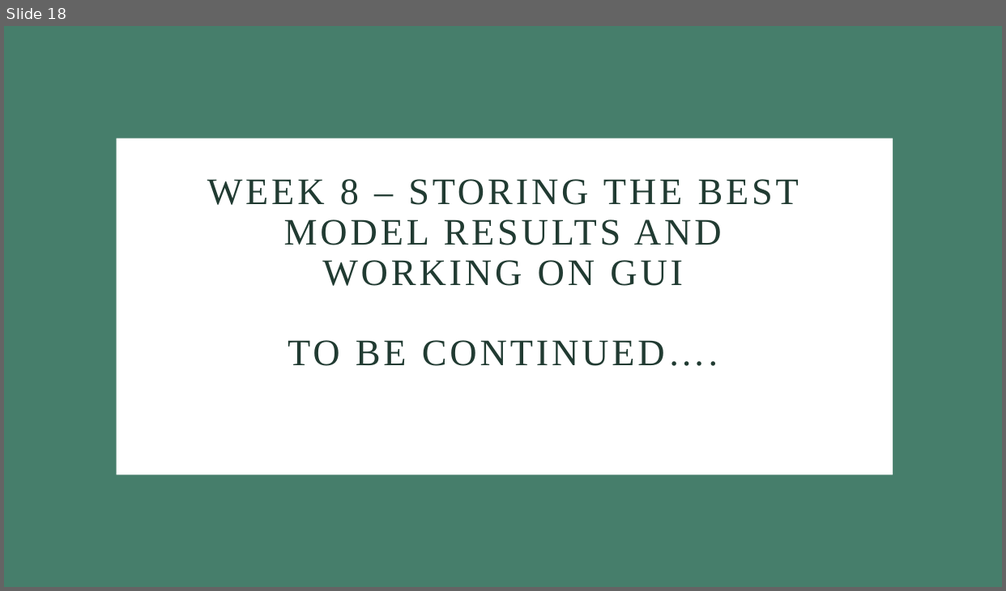
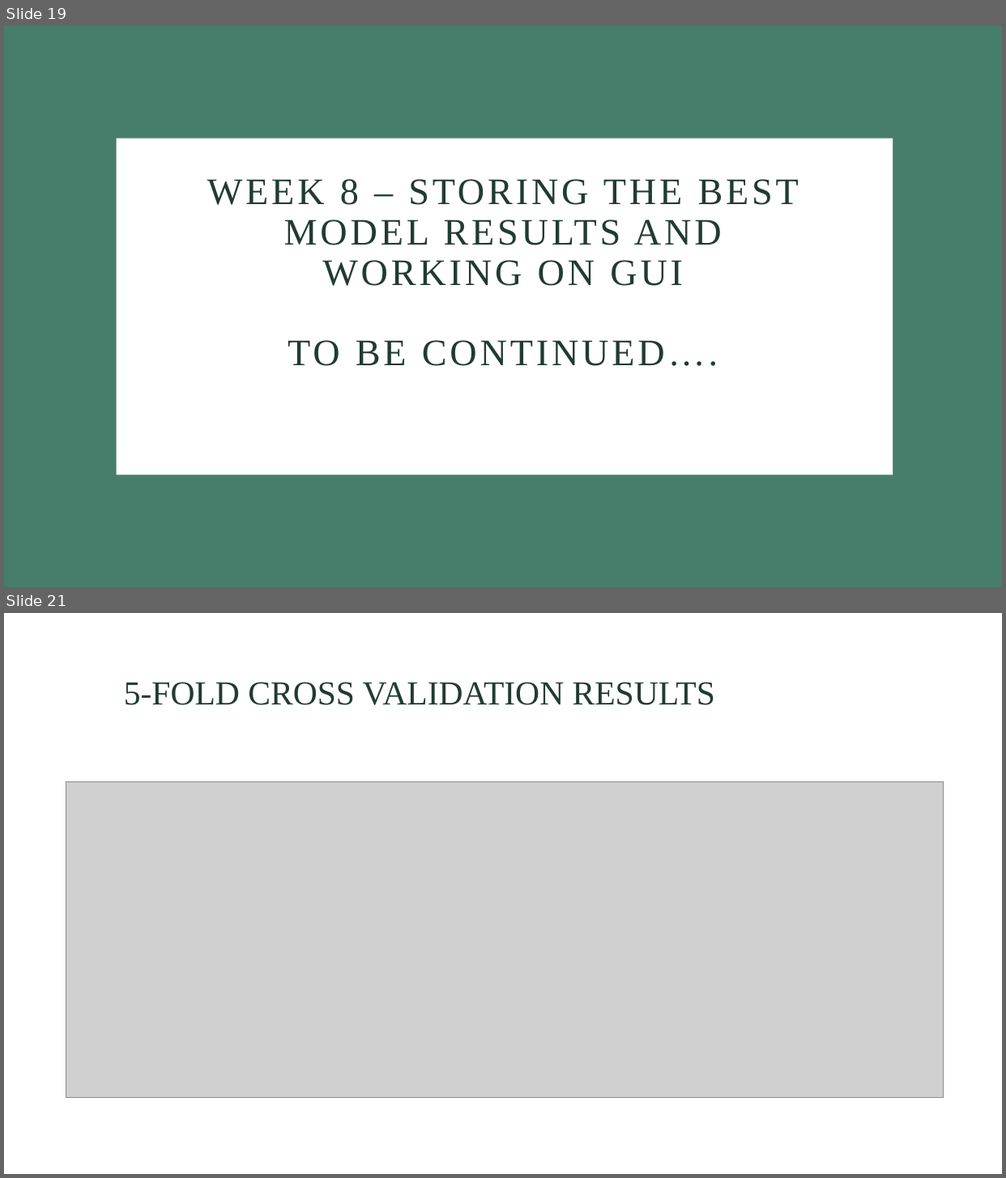
Before and after one commit to mpriyankapatil/ISU-Software_Project_2024, a slide deck: Week 6 .pptx. Shown one above the other, each under a label of ours: slide 18 before the commit, slides 19 and 21 after it; the slides between them are not shown. The pictures are 1006x591 and 1006x1178 pixels, drawn with LibreOffice and Linux fonts; fonts in the diff are those of the drawing; grey boxes stand for pictures. Boxes give left, top, right and bottom in pixels: in the first picture for what was removed or moved away, otherwise in the second. Text is boxed around its words. In the diff, an @@ line names an element or a change of style, - is before the commit and + after.

```diff
--- a/Week 6 .pptx
+++ b/Week 6 .pptx
@@ slide 21 added at bbox=[4, 613, 1002, 1174], background #FFFFFF @@
@@ title added at bbox=[124, 682, 715, 705], 32.4 pt, text #213B32 @@
+5-FOLD CROSS VALIDATION RESULTS
@@ picture added at bbox=[66, 781, 944, 1097] @@
@@ what was slide 18 is now slide 19 @@
```
Also in this commit, not shown: 1 slide changed, 6 other slides added, 1 other file.
